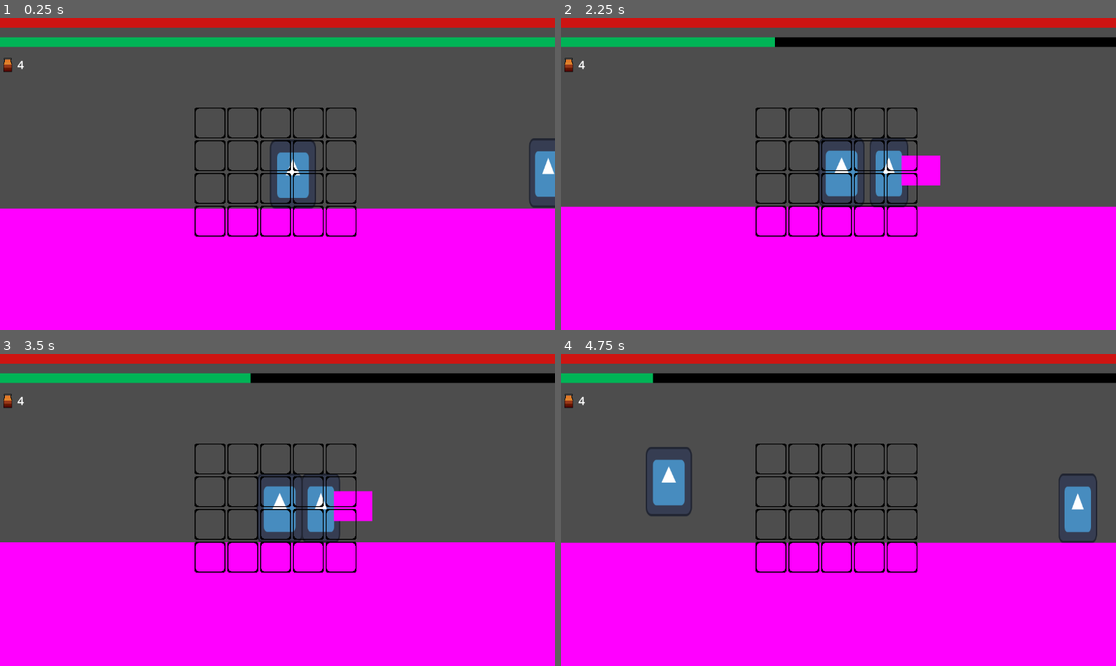
Above: before the commit, frames 1-4 (two rows, left to right).
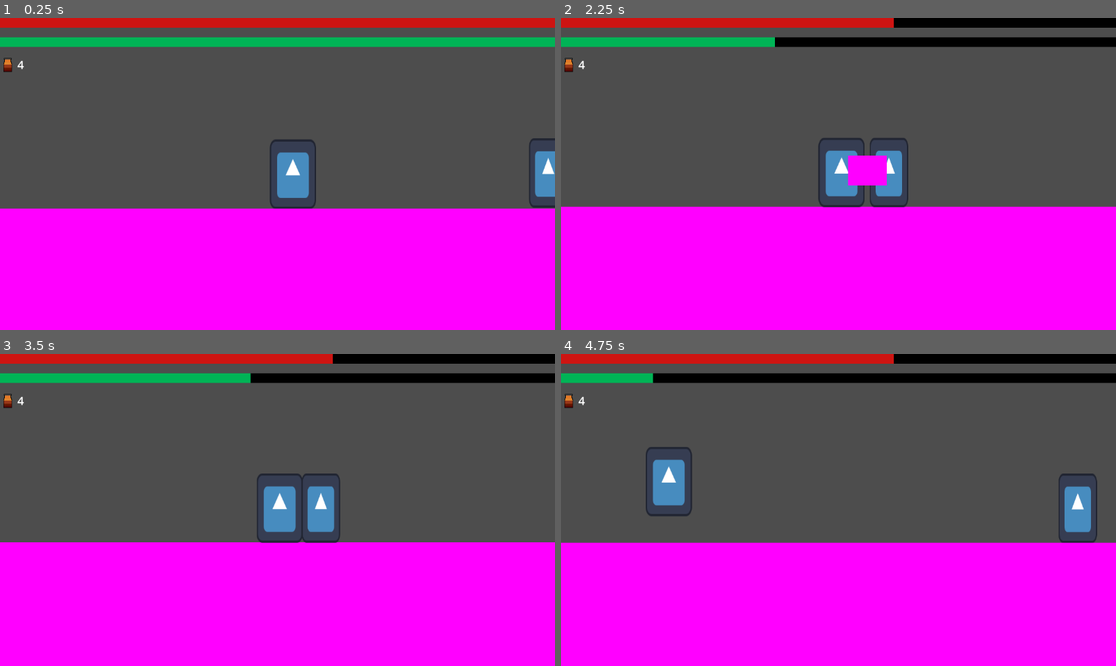
Above: after the commit, the same moments.

Repository: CodeScratcher/soulslike
Game: Godot game, scene res://Levels/test_scene.tscn
Same seed, same stepped clock (60 frames per second), same inputs: the game is played once before the commit and once after it. The engine's default icon, where the game draws it, is replaced by a stand-in: a white triangle on a blue panel in a dark square.
Inputs (mouse positions are in pixels of both pictures, inside the frame that each line leads up to):
- Up to frame 1 (0.25 s): no input
- Up to frame 2 (2.25 s): move the mouse to (960, 158) at 0.52 s; hold Shift (block) 0.53-1.28 s; hold D (right) 0.53-2.03 s; tap W (jump) at 0.77, 1.52 s; move the mouse to (727, 189) at 1.27 s; tap E (heal) at 1.35 s; move the mouse to (894, 105) at 2.02 s; hold A (left) from 2.03 s (still down); right-click (894, 105) at 2.1 s
- Up to frame 3 (3.5 s): move the mouse to (249, 572) at 2.77 s; release A (left) at 2.78 s; hold D (right) from 2.78 s (still down); click (249, 572) at 2.85 s; tap W (jump) at 3.02 s
- Up to frame 4 (4.75 s): move the mouse to (1005, 556) at 3.52 s; tap Space (roll) at 3.6 s; tap W (jump) at 3.77, 4.52 s; move the mouse to (672, 463) at 4.27 s; release D (right) at 4.28 s; hold A (left) from 4.28 s (still down); tap Shift (block) at 4.35 s

The runs differ from the first frame. In frame 1, 1.7% of the frame differs, in the area x 35-65%, y 28-71%; in frame 2, 4.2%, in the area x 35-100%, y 0-71%; in frame 3, 3.7%; in frame 4, 3.0%.

Commit message:
Can you flip the black please

Diff:
--- a/Objects/GUI.tscn
+++ b/Objects/GUI.tscn
@@ -1,8 +1,7 @@
-[gd_scene load_steps=9 format=3 uid="uid://d2j8drpmijmf0"]
+[gd_scene load_steps=8 format=3 uid="uid://d2j8drpmijmf0"]
 
 [ext_resource type="Script" path="res://Scripts/GUI.gd" id="1_2lrv1"]
 [ext_resource type="Texture2D" uid="uid://bx0kff31lhxxd" path="res://Textures/flask.png" id="2_ard8t"]
-[ext_resource type="Texture2D" uid="uid://cq8it0t4dwgn7" path="res://Textures/inventory.png" id="3_cyxig"]
 
 [sub_resource type="Gradient" id="Gradient_7c34m"]
 offsets = PackedFloat32Array(0)
@@ -81,98 +80,3 @@
 layout_mode = 2
 text = "3"
 label_settings = SubResource("LabelSettings_bwv20")
-
-[node name="GridContainer" type="GridContainer" parent="Gui"]
-layout_mode = 1
-anchors_preset = 8
-anchor_left = 0.5
-anchor_top = 0.5
-anchor_right = 0.5
-anchor_bottom = 0.5
-offset_left = -68.0
-offset_top = -68.0
-offset_right = 60.0
-offset_bottom = 60.0
-grow_horizontal = 2
-grow_vertical = 2
-columns = 5
-
-[node name="TextureRect" type="TextureRect" parent="Gui/GridContainer"]
-layout_mode = 2
-texture = ExtResource("3_cyxig")
-
-[node name="TextureRect2" type="TextureRect" parent="Gui/GridContainer"]
-layout_mode = 2
-texture = ExtResource("3_cyxig")
-
-[node name="TextureRect3" type="TextureRect" parent="Gui/GridContainer"]
-layout_mode = 2
-texture = ExtResource("3_cyxig")
-
-[node name="TextureRect4" type="TextureRect" parent="Gui/GridContainer"]
-layout_mode = 2
-texture = ExtResource("3_cyxig")
-
-[node name="TextureRect5" type="TextureRect" parent="Gui/GridContainer"]
-layout_mode = 2
-texture = ExtResource("3_cyxig")
-
-[node name="TextureRect6" type="TextureRect" parent="Gui/GridContainer"]
-layout_mode = 2
-texture = ExtResource("3_cyxig")
-
-[node name="TextureRect7" type="TextureRect" parent="Gui/GridContainer"]
-layout_mode = 2
-texture = ExtResource("3_cyxig")
-
-[node name="TextureRect8" type="TextureRect" parent="Gui/GridContainer"]
-layout_mode = 2
-texture = ExtResource("3_cyxig")
-
-[node name="TextureRect9" type="TextureRect" parent="Gui/GridContainer"]
-layout_mode = 2
-texture = ExtResource("3_cyxig")
-
-[node name="TextureRect10" type="TextureRect" parent="Gui/GridContainer"]
-layout_mode = 2
-texture = ExtResource("3_cyxig")
-
-[node name="TextureRect11" type="TextureRect" parent="Gui/GridContainer"]
-layout_mode = 2
-texture = ExtResource("3_cyxig")
-
-[node name="TextureRect12" type="TextureRect" parent="Gui/GridContainer"]
-layout_mode = 2
-texture = ExtResource("3_cyxig")
-
-[node name="TextureRect13" type="TextureRect" parent="Gui/GridContainer"]
-layout_mode = 2
-texture = ExtResource("3_cyxig")
-
-[node name="TextureRect14" type="TextureRect" parent="Gui/GridContainer"]
-layout_mode = 2
-texture = ExtResource("3_cyxig")
-
-[node name="TextureRect15" type="TextureRect" parent="Gui/GridContainer"]
-layout_mode = 2
-texture = ExtResource("3_cyxig")
-
-[node name="TextureRect16" type="TextureRect" parent="Gui/GridContainer"]
-layout_mode = 2
-texture = ExtResource("3_cyxig")
-
-[node name="TextureRect17" type="TextureRect" parent="Gui/GridContainer"]
-layout_mode = 2
-texture = ExtResource("3_cyxig")
-
-[node name="TextureRect18" type="TextureRect" parent="Gui/GridContainer"]
-layout_mode = 2
-texture = ExtResource("3_cyxig")
-
-[node name="TextureRect19" type="TextureRect" parent="Gui/GridContainer"]
-layout_mode = 2
-texture = ExtResource("3_cyxig")
-
-[node name="TextureRect20" type="TextureRect" parent="Gui/GridContainer"]
-layout_mode = 2
-texture = ExtResource("3_cyxig")
--- a/Objects/test_enemy.tscn
+++ b/Objects/test_enemy.tscn
@@ -170,7 +170,7 @@
 collision_mask = 9
 
 [node name="CollisionShape2D" type="CollisionShape2D" parent="AttackArea"]
-position = Vector2(104, 64)
+position = Vector2(32, 32.9999)
 scale = Vector2(1e-05, 1e-05)
 shape = SubResource("RectangleShape2D_70ng5")
 
